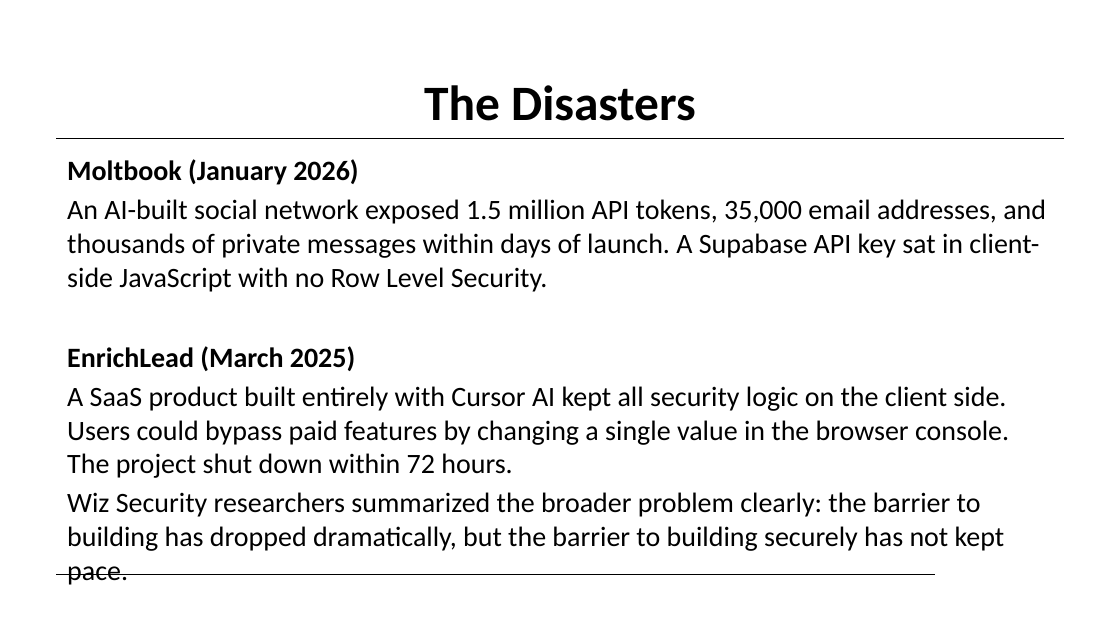
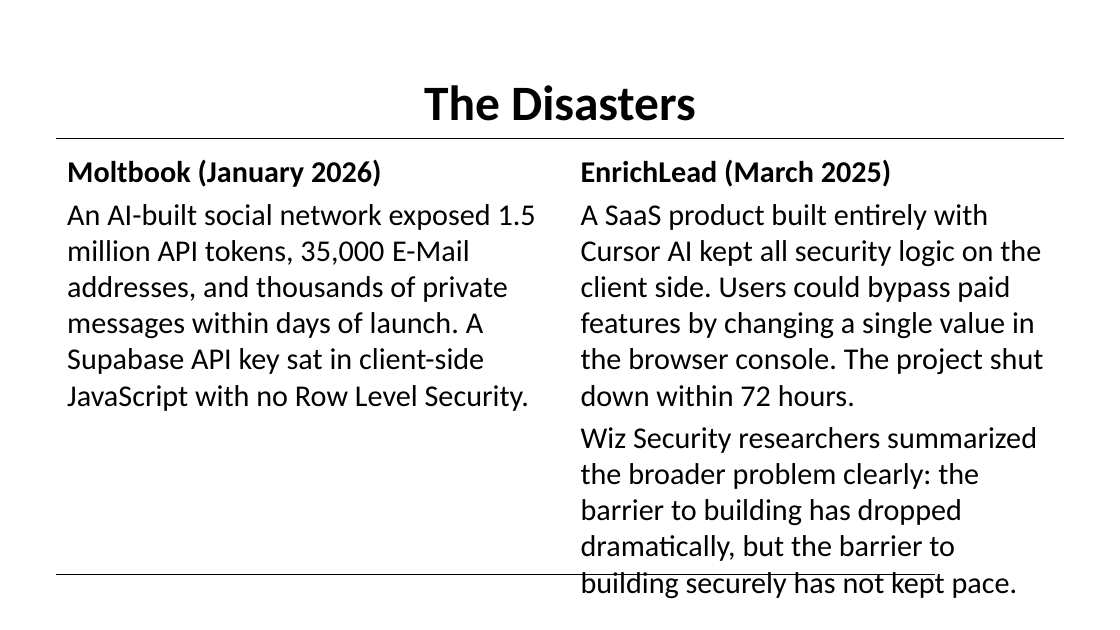
Before and after one commit to ralphke/Agentic-Coding, a slide deck: slide 35 of build/vibe-to-live-deck.pptx (slide 39 before the commit). Drawn at 1120x630 pixels with LibreOffice and Linux fonts; fonts in the diff are those of the drawing; background and template pictures are left out. Boxes give left, top, right and bottom in pixels: in the first picture for what was removed or moved away, otherwise in the second. Text is boxed around its words. In the diff, an @@ line names an element or a change of style, - is before the commit and + after.

```diff
--- a/build/vibe-to-live-deck.pptx
+++ b/build/vibe-to-live-deck.pptx
@@ text at [67, 159, 381, 187]: size 18 to 19.4 pt in "Moltbook (January 2026)" @@
@@ text added at [581, 160, 1044, 561], 19.4 pt, text #000000 @@
+EnrichLead (March 2025)
+A SaaS product built entirely with Cursor AI kept all security logic on the client side. Users could bypass paid features by changing a single value in the browser console. The project shut down within 72 hours.
+Wiz Security researchers summarized the broader problem clearly: the barrier to building has dropped dramatically, but the barrier to building securely has not kept pace.
@@ text at [67, 204, 536, 411]: text changed; size 18 to 19.4 pt @@
-An AI-built social network exposed 1.5 million API tokens, 35,000 email addresses, and thousands of private messages within days of launch. A Supabase API key sat in client-side JavaScript with no Row Level Security.
-EnrichLead (March 2025)
-A SaaS product built entirely with Cursor AI kept all security logic on the client side. Users could bypass paid features by changing a single value in the browser console. The project shut down within 72 hours.
-Wiz Security researchers summarized the broader problem clearly: the barrier to building has dropped dramatically, but the barrier to building securely has not kept pace.
+An AI-built social network exposed 1.5 million API tokens, 35,000 E-Mail addresses, and thousands of private messages within days of launch. A Supabase API key sat in client-side JavaScript with no Row Level Security.
```
Also in this commit, not shown: 31 other slides changed, 7 slides removed, 17 other files.
